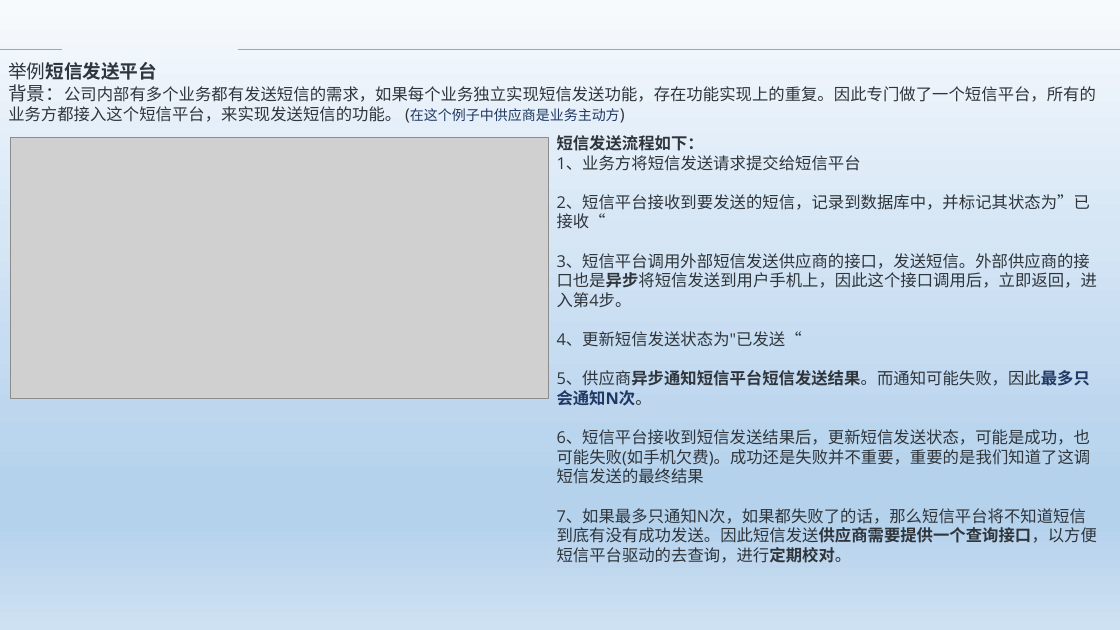
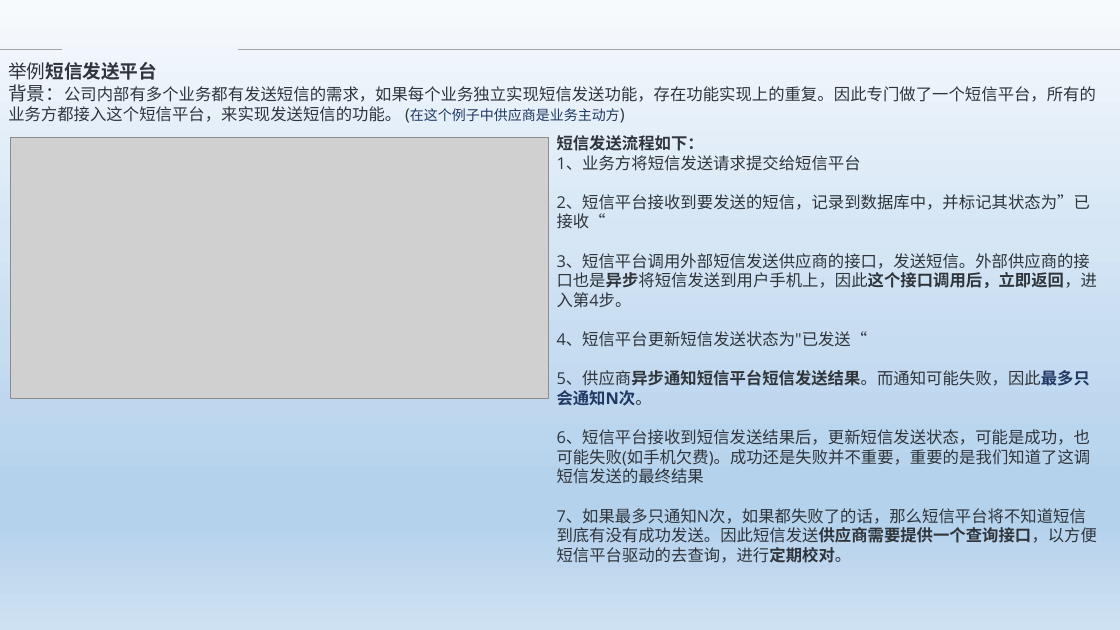
Before and after one commit to Heffie199/zhao_Note, a slide deck: slide 12 of 分布式事务的解决方案 .pptx. Drawn at 1120x630 pixels with LibreOffice and Linux fonts; fonts in the diff are those of the drawing; grey boxes stand for pictures; background and template pictures are left out. Boxes give left, top, right and bottom in pixels: in the first picture for what was removed or moved away, otherwise in the second. Text is boxed around its words. In the diff, an @@ line names an element or a change of style, - is before the commit and + after.

```diff
--- a/分布式事务的解决方案 .pptx
+++ b/分布式事务的解决方案 .pptx
@@ text at (557,253,1097,308): bold on in "3、短信平台调用外部短信发送供应商的接口，发送短信。外部供应商的接口也是异步将短信发送到用户手机上，因此这个接口调用后， ..." @@
@@ text at (557,331,868,347): text changed @@
-4、更新短信发送状态为"已发送“
+4、短信平台更新短信发送状态为"已发送“
```
Also in this commit, not shown: 11 other slides changed, 1 slide removed.
